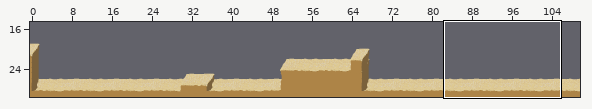
Level history. Tiled map: nobuild/maps/map.tmx. Above: a wide view before the commit, with the close-up outlined.
Close-up. The starting point:
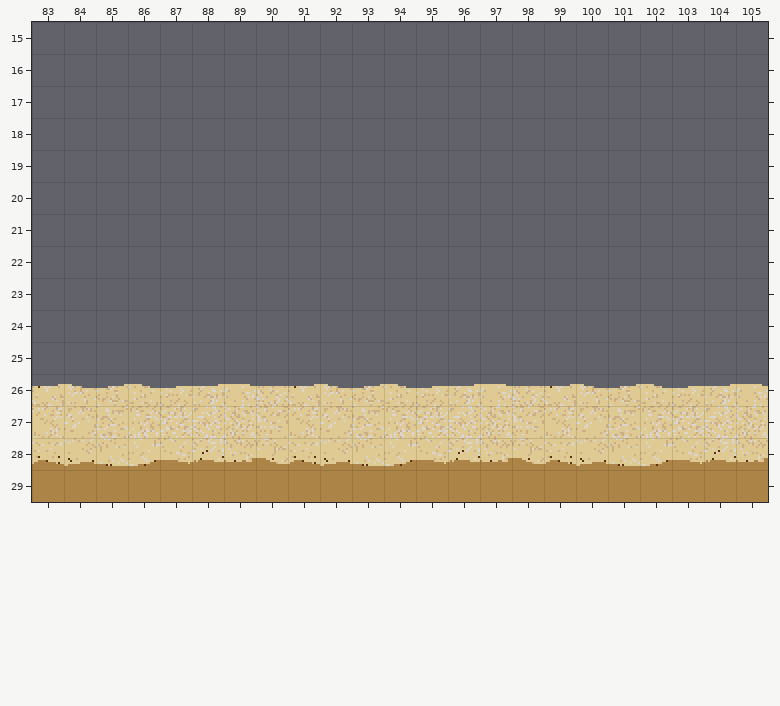
Cells are 16x16 px. Shown: x 83..105, y 15..29.
After:
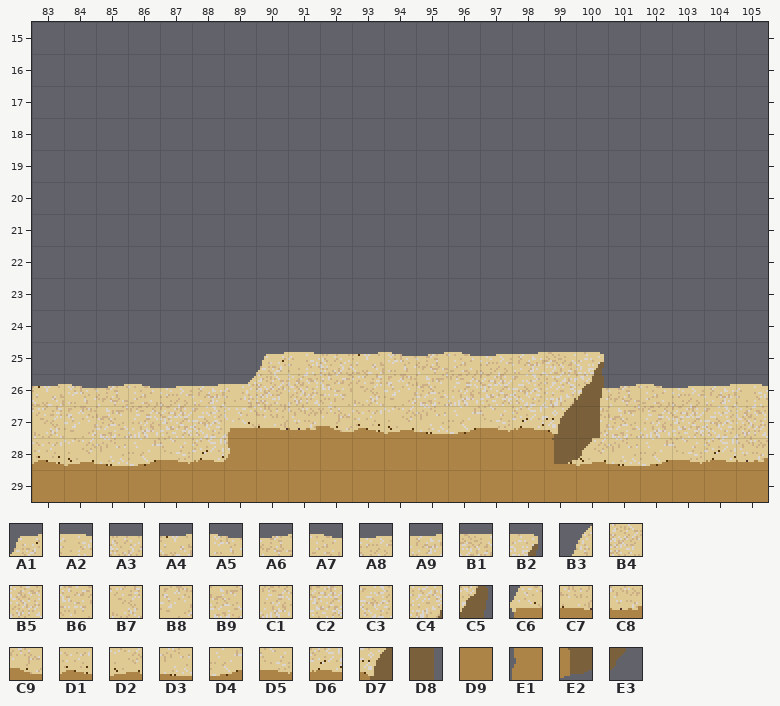
Key: from "tileset2": A1 1, A2 2, A3 3, A4 4, A5 5, A6 6, A7 7, A8 8, A9 9, B1 10, B2 11, B3 13, B4 14, B5 15, B6 16, B7 17, B8 18, B9 19, C1 20, C2 21, C3 22, C4 23, C5 24, C6 26, C7 27, C8 28, C9 29, D1 30, D2 31, D3 32, D4 33, D5 34, D6 35, D7 36, D8 37, D9 41, E1 78, E2 88, E3 89.
__ is an empty cell.
From old to new:
Layer "ground1":
y 25: x 90..100 __ __ __ __ __ __ __ __ __ __ __ -> A1 A2 A3 A4 A5 A6 A7 A8 A9 B1 B2
y 26: x 89..100 __ __ __ __ __ __ __ __ __ __ __ __ -> B3 B4 B5 B6 B7 B8 B9 C1 C2 C3 C4 C5
y 27: x 89..100 __ __ __ __ __ __ __ __ __ __ __ __ -> C6 C7 C8 C9 D1 D2 D3 D4 D5 D6 D7 D8
y 28: x 89..100 __ __ __ __ __ __ __ __ __ __ __ __ -> E1 D9 D9 D9 D9 D9 D9 D9 D9 D9 E2 E3
Where, in picture pixels (left, top, right, bottom), the same in both close-ups:
added: (224, 352, 604, 466)
